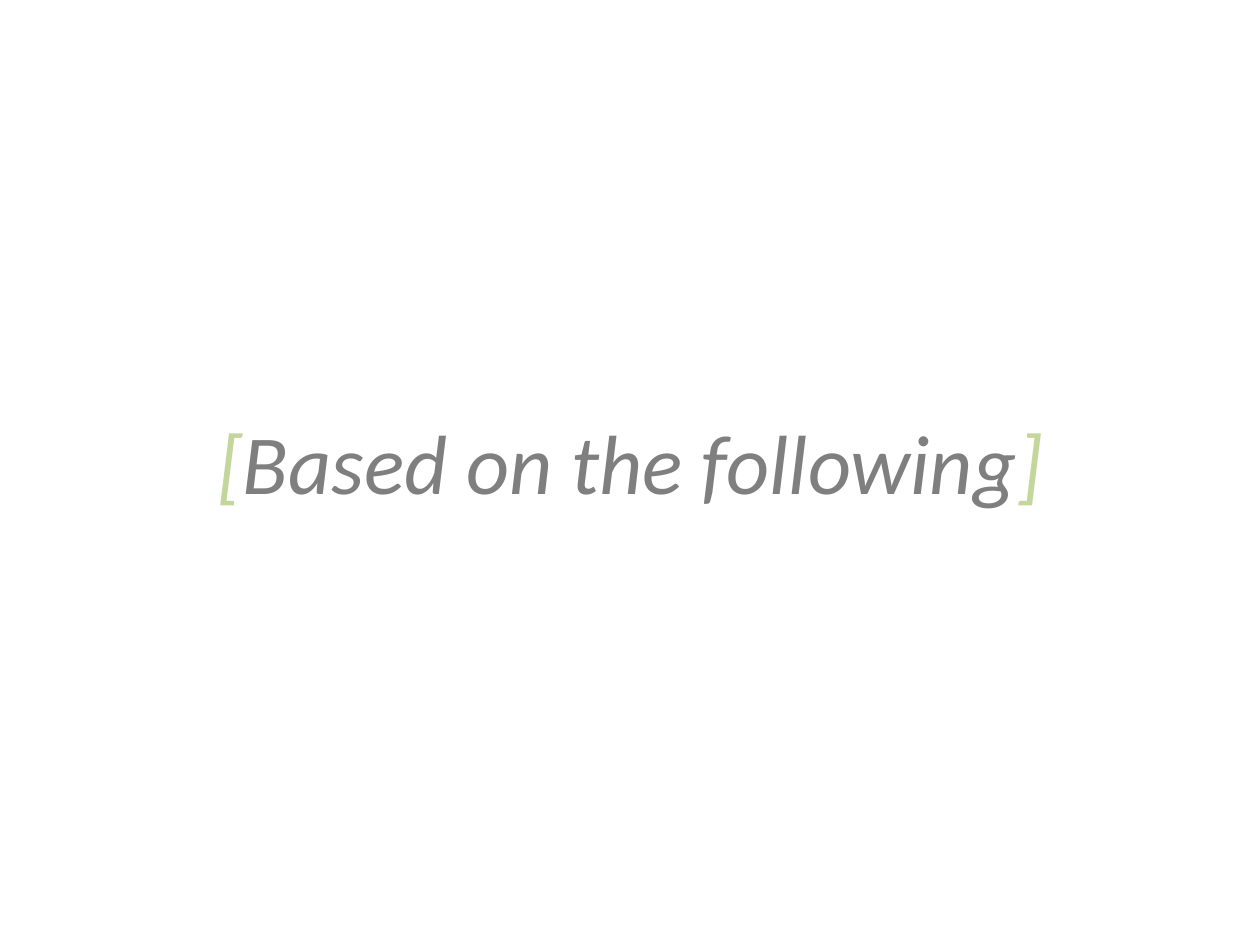
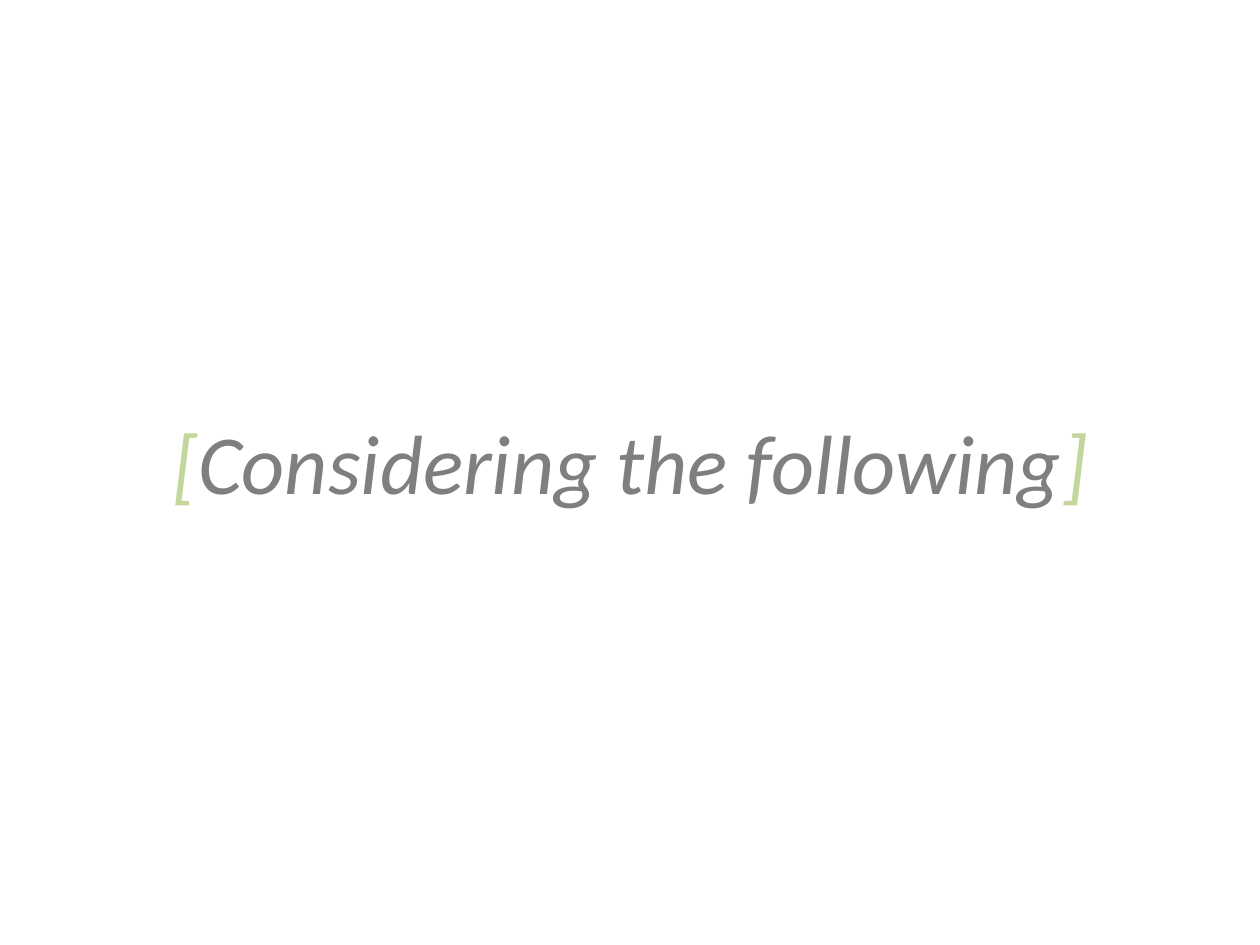
Before and after one commit to VincentHenric/GMS_group5, a slide deck: slide 8 of Group presentation LEADS updated.pptx. Drawn at 1260x945 pixels with LibreOffice and Linux fonts; fonts in the diff are those of the drawing; background and template pictures are left out. Boxes give left, top, right and bottom in pixels: in the first picture for what was removed or moved away, otherwise in the second. Text is boxed around its words. In the diff, an @@ line names an element or a change of style, - is before the commit and + after.

```diff
--- a/Group presentation LEADS updated.pptx
+++ b/Group presentation LEADS updated.pptx
@@ text at (x1=172, y1=433, x2=1088, y2=509): text changed @@
-[Based on the following]
+[Considering the following]
```
Also in this commit, not shown: 2 other slides changed.
